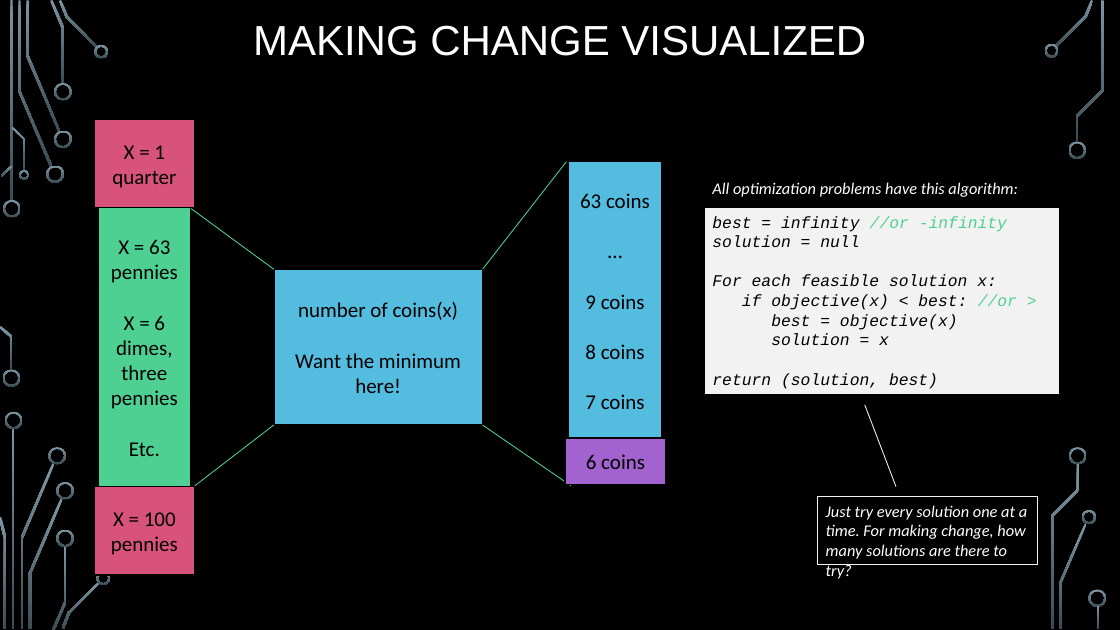
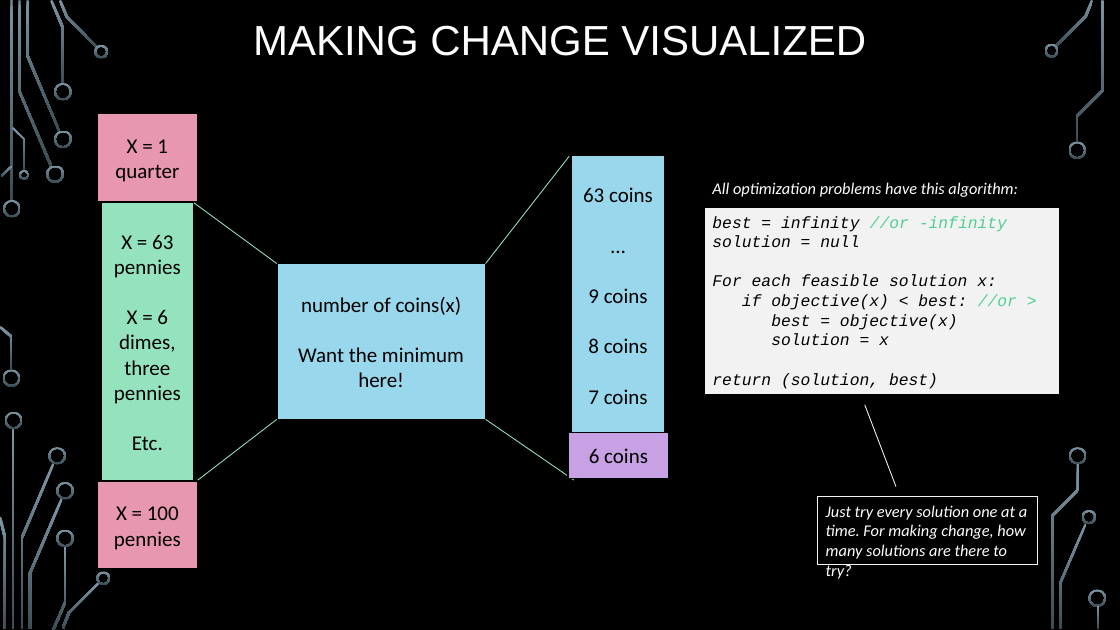
Before and after one commit to markfloryan/dsa2, a slide deck: slide 10 of slides/03-1-GreedyIntroChange.pptx. Drawn at 1120x630 pixels with LibreOffice and Linux fonts; fonts in the diff are those of the drawing; background and template pictures are left out. Boxes give left, top, right and bottom in pixels: in the first picture for what was removed or moved away, otherwise in the second. Text is boxed around its words. In the diff, an @@ line names an element or a change of style, - is before the commit and + after.

Commit message:
slide updates

```diff
--- a/slides/03-1-GreedyIntroChange.pptx
+++ b/slides/03-1-GreedyIntroChange.pptx
@@ rectangle "X = 1 quarter" at box(97, 113, 197, 202): fill #D7537B to #E798B0 @@
@@ line (486, 264) - (570, 156): stroke #4FD093 0.75 pt to #95E3BE 0.75 pt @@
@@ rectangle "63 coins": place and size @@
-rectangle "63 coins" at box(569, 161, 662, 440)
+rectangle "63 coins" at box(571, 155, 665, 434)
@@ rectangle "63 coins" at box(571, 155, 665, 434): fill #54BCDF to #98D7EC @@
@@ rectangle "X = 63 pennies" at box(101, 202, 194, 481): fill #4FD093 to #95E3BE @@
@@ line (194, 202) - (277, 264): stroke #4FD093 0.75 pt to #95E3BE 0.75 pt @@
@@ rectangle "number of coins(x)" at box(277, 264, 486, 419): fill #54BCDF to #98D7EC @@
@@ 5 rectangles, 4 lines: place and size @@
-5 rectangles, 4 lines at box(94, 119, 666, 575)
+5 rectangles, 4 lines at box(97, 113, 669, 570)
@@ line (198, 481) - (277, 419): stroke #4FD093 0.75 pt to #95E3BE 0.75 pt @@
@@ line (486, 419) - (574, 481): stroke #4FD093 0.75 pt to #95E3BE 0.75 pt @@
@@ rectangle "6 coins" at box(568, 433, 669, 479): fill #A262D0 to #C7A1E3 @@
@@ rectangle "X = 100 pennies" at box(97, 481, 197, 570): fill #D7537B to #E798B0 @@
```
Also in this commit, not shown: 25 other slides changed, 3 other files.
